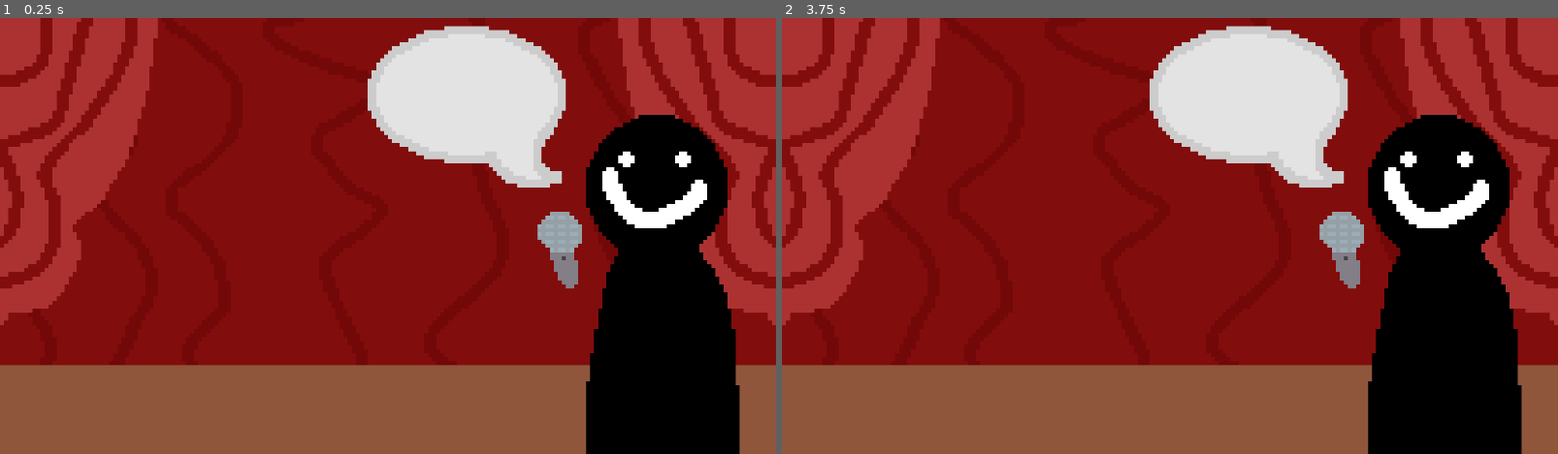
Above: before the commit, frames 1-2 (left to right).
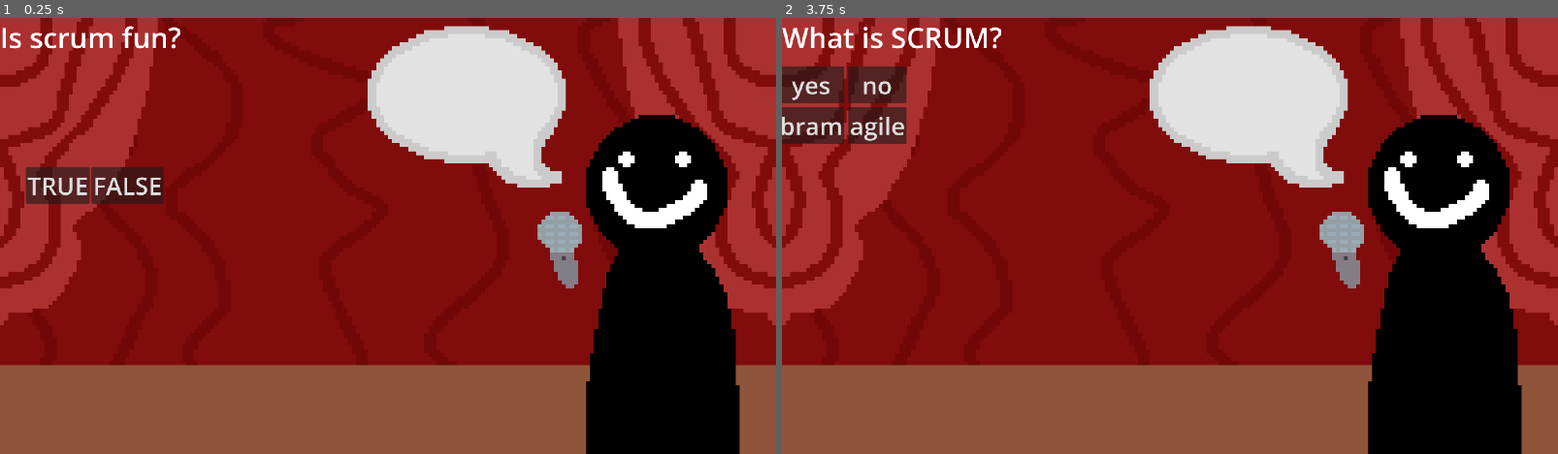
Above: after the commit, the same moments.

Repository: Cloenk/scrivia
Game: Godot game, scene res://scenes/Game/game.tscn
Same seed, same stepped clock (60 frames per second), same inputs: the game is played once before the commit and once after it.
Inputs (mouse positions are in pixels of both pictures, inside the frame that each line leads up to):
- Up to frame 1 (0.25 s): no input
- Up to frame 2 (3.75 s): click (836, 183) at 0.5 s, where only the run after the commit has a clickable "TRUE"; click (906, 183) at 1.25 s, where only the run after the commit has a clickable "FALSE"; click (836, 183) at 2 s, where only the run after the commit has a clickable "TRUE"; click (906, 183) at 2.75 s, where only the run after the commit has a clickable "FALSE"; click (836, 183) at 3.5 s, where only the run after the commit has a clickable "TRUE"

The runs differ from the first frame. In frame 1, 1.9% of the frame differs, in the area x 0-24%, y 1-43%; in frame 2, 3.2%, in the area x 0-29%, y 2-29%.

Commit message:
added question system
added question system, you can now add question resources to the array.

IF IT LOOKS LIKE IT DOESN'T SUBMIT AN ANSWER, IT DID SUMBIT BUTTTTTTT IT JUST PICKED THAT QUESTION RANDOMLY AGAIN

Diff:
--- a/project.godot
+++ b/project.godot
@@ -8,12 +8,20 @@
 
 config_version=5
 
+[animation]
+
+compatibility/default_parent_skeleton_in_mesh_instance_3d=true
+
 [application]
 
 config/name="scrivia"
 run/main_scene="uid://bonobgasupvon"
-config/features=PackedStringArray("4.5", "Forward Plus")
+config/features=PackedStringArray("4.6", "Forward Plus")
 config/icon="res://icon.svg"
+
+[autoload]
+
+GlobalGame="*uid://cbvxw1k8h0clk"
 
 [display]
 
@@ -33,3 +41,4 @@
 [rendering]
 
 textures/canvas_textures/default_texture_filter=0
+viewport/hdr_2d=true
--- /dev/null
+++ b/resources/questions/is_scrum_fun.tres
@@ -0,0 +1,11 @@
+[gd_resource type="Resource" script_class="Question" format=3 uid="uid://b6vdp1d11ryqj"]
+
+[ext_resource type="Script" uid="uid://c7i52175ijmhh" path="res://scripts/questions/general_question.gd" id="1_8wpxl"]
+
+[resource]
+script = ExtResource("1_8wpxl")
+question = "Is scrum fun?"
+isTrueOrFalse = true
+pointsWorth = 10.0
+correctTOFAnswer = 1
+metadata/_custom_type_script = "uid://c7i52175ijmhh"
--- /dev/null
+++ b/resources/questions/what_is_scrum.tres
@@ -0,0 +1,14 @@
+[gd_resource type="Resource" script_class="Question" format=3 uid="uid://e7ytssign4cr"]
+
+[ext_resource type="Script" uid="uid://c7i52175ijmhh" path="res://scripts/questions/general_question.gd" id="1_vgjvw"]
+
+[resource]
+script = ExtResource("1_vgjvw")
+question = "What is SCRUM?"
+isFourAnswers = true
+firstAnswer = "yes"
+secondAnswer = "no"
+thirdAnswer = "bram"
+fourthAnswer = "agile"
+correctAnswer = 4
+metadata/_custom_type_script = "uid://c7i52175ijmhh"
--- a/scenes/Game/game.tscn
+++ b/scenes/Game/game.tscn
@@ -1,36 +1,42 @@
-[gd_scene load_steps=6 format=3 uid="uid://bonobgasupvon"]
+[gd_scene format=3 uid="uid://bonobgasupvon"]
 
 [ext_resource type="Texture2D" uid="uid://ef32k8lkkqfa" path="res://assets/textures/Concepts/BackCurtain.png" id="1_0i15y"]
+[ext_resource type="Script" uid="uid://b4ree67ly431p" path="res://scripts/game/game.gd" id="1_54y65"]
 [ext_resource type="Texture2D" uid="uid://nw3s4ga24ydu" path="res://assets/textures/Concepts/Floor.png" id="2_7dfdq"]
+[ext_resource type="PackedScene" uid="uid://bdajtvsxukxq1" path="res://scenes/Game/question_display.tscn" id="2_t5wam"]
 [ext_resource type="Texture2D" uid="uid://cr2be7mnosltn" path="res://assets/textures/Concepts/FrontCurtain.png" id="3_54y65"]
 [ext_resource type="Texture2D" uid="uid://drw325uxqtaab" path="res://assets/textures/Concepts/Steven.png" id="4_t5wam"]
 [ext_resource type="Texture2D" uid="uid://dfoci82of2dlk" path="res://assets/textures/Concepts/speachBubble.png" id="5_1p5ji"]
 
-[node name="Game" type="Node2D"]
+[node name="Game" type="Node2D" unique_id=472047127]
+script = ExtResource("1_54y65")
+maxQuestions = 10
 
-[node name="Visuals" type="Node2D" parent="."]
+[node name="Visuals" type="Node2D" parent="." unique_id=1858874079]
 
-[node name="BackCurtain" type="Sprite2D" parent="Visuals"]
+[node name="BackCurtain" type="Sprite2D" parent="Visuals" unique_id=1576459972]
 position = Vector2(960, 540)
 scale = Vector2(10, 10)
 texture = ExtResource("1_0i15y")
 
-[node name="Floor" type="Sprite2D" parent="Visuals"]
+[node name="Floor" type="Sprite2D" parent="Visuals" unique_id=1783681911]
 position = Vector2(960, 540)
 scale = Vector2(10, 10)
 texture = ExtResource("2_7dfdq")
 
-[node name="FrontCurtain" type="Sprite2D" parent="Visuals"]
+[node name="FrontCurtain" type="Sprite2D" parent="Visuals" unique_id=1669202478]
 position = Vector2(960, 540)
 scale = Vector2(10, 10)
 texture = ExtResource("3_54y65")
 
-[node name="Mascot" type="Sprite2D" parent="Visuals"]
+[node name="Mascot" type="Sprite2D" parent="Visuals" unique_id=1700799104]
 position = Vector2(960, 540)
 scale = Vector2(10, 10)
 texture = ExtResource("4_t5wam")
 
-[node name="SpeachBubble" type="Sprite2D" parent="Visuals"]
+[node name="SpeachBubble" type="Sprite2D" parent="Visuals" unique_id=2132148330]
 position = Vector2(960, 540)
 scale = Vector2(10, 10)
 texture = ExtResource("5_1p5ji")
+
+[node name="QuestionDisplay" parent="." unique_id=2084494044 instance=ExtResource("2_t5wam")]
--- /dev/null
+++ b/scenes/Game/question_display.tscn
@@ -0,0 +1,75 @@
+[gd_scene format=3 uid="uid://bdajtvsxukxq1"]
+
+[ext_resource type="Script" uid="uid://cgslc4cey4td5" path="res://scripts/game/question_display.gd" id="1_hu4h3"]
+[ext_resource type="Resource" uid="uid://b6vdp1d11ryqj" path="res://resources/questions/is_scrum_fun.tres" id="2_wyluf"]
+[ext_resource type="Resource" uid="uid://e7ytssign4cr" path="res://resources/questions/what_is_scrum.tres" id="3_0dm2g"]
+
+[node name="QuestionDisplay" type="Node2D" unique_id=2084494044]
+script = ExtResource("1_hu4h3")
+questions = [ExtResource("2_wyluf"), ExtResource("3_0dm2g")]
+
+[node name="TheQuestion" type="Label" parent="." unique_id=1974515439]
+offset_right = 40.0
+offset_bottom = 23.0
+theme_override_font_sizes/font_size = 70
+text = "LALALA"
+
+[node name="Four quest Button container" type="GridContainer" parent="." unique_id=1076086839]
+offset_left = -9.0
+offset_top = 120.0
+offset_right = 131.0
+offset_bottom = 229.0
+theme_override_constants/h_separation = 10
+theme_override_constants/v_separation = 10
+columns = 2
+
+[node name="answer one" type="Button" parent="Four quest Button container" unique_id=1782626701]
+layout_mode = 2
+theme_override_font_sizes/font_size = 60
+text = "buh"
+
+[node name="answer two" type="Button" parent="Four quest Button container" unique_id=431456218]
+layout_mode = 2
+theme_override_font_sizes/font_size = 60
+
+[node name="answer three" type="Button" parent="Four quest Button container" unique_id=602845730]
+layout_mode = 2
+theme_override_font_sizes/font_size = 60
+
+[node name="answer four" type="Button" parent="Four quest Button container" unique_id=1670382005]
+layout_mode = 2
+theme_override_font_sizes/font_size = 60
+
+[node name="Open quest button container" type="CenterContainer" parent="." unique_id=255822485]
+offset_left = 189.0
+offset_top = 135.0
+offset_right = 425.0
+offset_bottom = 226.0
+
+[node name="User input" type="LineEdit" parent="Open quest button container" unique_id=375039124]
+layout_mode = 2
+theme_override_font_sizes/font_size = 60
+
+[node name="True or False button container" type="HBoxContainer" parent="." unique_id=640100194]
+offset_left = 64.0
+offset_top = 369.0
+offset_right = 405.0
+offset_bottom = 460.0
+
+[node name="True" type="Button" parent="True or False button container" unique_id=1200045509]
+layout_mode = 2
+theme_override_font_sizes/font_size = 60
+text = "TRUE"
+
+[node name="False" type="Button" parent="True or False button container" unique_id=99480702]
+layout_mode = 2
+theme_override_font_sizes/font_size = 60
+text = "FALSE"
+
+[connection signal="pressed" from="Four quest Button container/answer one" to="." method="_on_answer_one_pressed"]
+[connection signal="pressed" from="Four quest Button container/answer two" to="." method="_on_answer_two_pressed"]
+[connection signal="pressed" from="Four quest Button container/answer three" to="." method="_on_answer_three_pressed"]
+[connection signal="pressed" from="Four quest Button container/answer four" to="." method="_on_answer_four_pressed"]
+[connection signal="text_submitted" from="Open quest button container/User input" to="." method="_on_user_input_text_submitted"]
+[connection signal="pressed" from="True or False button container/True" to="." method="_on_true_pressed"]
+[connection signal="pressed" from="True or False button container/False" to="." method="_on_false_pressed"]
--- /dev/null
+++ b/scripts/game/game.gd
@@ -0,0 +1,23 @@
+extends Node2D
+class_name globertGame
+
+# keeps track of how many points the player has as a floating woating bubble
+var currentPoints := 0.0
+
+# keeps track of how many questions the player has answered
+var questionsHad := 0
+
+# keeps track of how many questions the player can answer
+@export var maxQuestions := 0
+
+func _ready() -> void:
+	GlobalGame.game = self
+
+func add_points(amount):
+	currentPoints += amount
+
+func incorrect_answer():
+	pass # TODO devin what shalleth we do here (sum like animation type shite)
+
+func end():
+	pass # TODO I already added the end trigger, now only an animation and the scoreboard and those thingymajigs
--- /dev/null
+++ b/scripts/game/question_display.gd
@@ -0,0 +1,114 @@
+extends Node2D
+
+# The array of questions so we can add easily yayya
+@export var questions: Array = []
+
+# the actual question in text (java consumes me, I wanted to comment with //)
+@onready var the_question: Label = $TheQuestion
+
+# containers for the buttons :p
+@onready var four_quest_button_container: GridContainer = $"Four quest Button container"
+@onready var open_quest_button_container: CenterContainer = $"Open quest button container"
+@onready var true_or_false_button_container: HBoxContainer = $"True or False button container"
+
+# buttons for the 4 answer questions, mainly used for setting the text thingymajig
+@onready var answer_one: Button = $"Four quest Button container/answer one"
+@onready var answer_two: Button = $"Four quest Button container/answer two"
+@onready var answer_three: Button = $"Four quest Button container/answer three"
+@onready var answer_four: Button = $"Four quest Button container/answer four"
+
+# the... qurrent question you jinkabob
+var currentQuestionResource: Question
+
+# line edit is used for user input, I used this in Typewriter :skull:
+@onready var user_input: LineEdit = $"Open quest button container/User input"
+
+func _ready() -> void:
+	change_question()
+
+# this is for picking a random new question (FOR READABILITY, I WILL COMMENT EVERYTHING CUZ I WANNAA
+func change_question():
+	currentQuestionResource = questions.pick_random()
+	the_question.text = str(currentQuestionResource.question)
+	# if esa four answerito possibleh
+	if currentQuestionResource.isFourAnswers:
+		# Devin, you can do the animations. for now I jujitsu set them to invisible or visible
+		open_quest_button_container.visible = false
+		true_or_false_button_container.visible = false
+		four_quest_button_container.visible = true
+		# set the text of the buttons to the answ
+		answer_one.text = str(currentQuestionResource.firstAnswer)
+		answer_two.text = str(currentQuestionResource.secondAnswer)
+		answer_three.text = str(currentQuestionResource.thirdAnswer)
+		answer_four.text = str(currentQuestionResource.fourthAnswer)
+	# if it's an open question
+	elif currentQuestionResource.isOpenAnswer:
+		# same as aboeve
+		true_or_false_button_container.visible = false
+		four_quest_button_container.visible = false
+		open_quest_button_container.visible = true
+	# if it's a true or false question
+	elif currentQuestionResource.isTrueOrFalse:
+		# burger
+		four_quest_button_container.visible = false
+		open_quest_button_container.visible = false
+		true_or_false_button_container.visible = true
+
+func check_correct_four_answer(clickedAnswer: int):
+	if currentQuestionResource.isFourAnswers:
+		if currentQuestionResource.correctAnswer == clickedAnswer:
+			GlobalGame.game.add_points(currentQuestionResource.pointsWorth)
+			print("correct four ans")
+		else:
+			GlobalGame.game.incorrect_answer()
+			print("incorrect four ans")
+	change_question()
+
+func check_correct_open_answer(userInp: String):
+	if currentQuestionResource.isOpenAnswer:
+		if currentQuestionResource.correctOpenAnswer.to_lower() == userInp.to_lower():
+			GlobalGame.game.add_points(currentQuestionResource.pointsWorth)
+			print("correct open ans")
+		else:
+			GlobalGame.game.incorrect_answer()
+			print("incorrect open ans")
+		diff_question_validator()
+
+func check_correct_tof_answer(answ: int):
+	if currentQuestionResource.isTrueOrFalse:
+		if currentQuestionResource.correctTOFAnswer == answ:
+			GlobalGame.game.add_points(currentQuestionResource.pointsWorth)
+			print("correct tof ans")
+		else:
+			GlobalGame.game.incorrect_answer()
+			print("incorrect tof ans")
+		diff_question_validator()
+
+func diff_question_validator():
+	if GlobalGame.game.questionsHad <= GlobalGame.game.maxQuestions:
+		GlobalGame.game.questionsHad += 1
+		change_question()
+	else: GlobalGame.game.end()
+
+func _on_answer_one_pressed() -> void:
+	check_correct_four_answer(1)
+
+func _on_answer_two_pressed() -> void:
+	check_correct_four_answer(2)
+
+func _on_answer_three_pressed() -> void:
+	check_correct_four_answer(3)
+
+func _on_answer_four_pressed() -> void:
+	check_correct_four_answer(4)
+
+# this parses the user inp to the question checker
+func _on_user_input_text_submitted(new_text: String) -> void:
+	check_correct_open_answer(new_text)
+
+#for these 2 down here, 0 is true and 1 is false
+func _on_true_pressed() -> void:
+	check_correct_tof_answer(0)
+
+func _on_false_pressed() -> void:
+	check_correct_tof_answer(1)
--- /dev/null
+++ b/scripts/global/GlobalGame.gd
@@ -0,0 +1,3 @@
+extends Node
+
+@onready var game: globertGame
--- /dev/null
+++ b/scripts/questions/general_question.gd
@@ -0,0 +1,24 @@
+extends Resource
+class_name Question
+
+@export_category("basics")
+@export var question: String
+@export var isFourAnswers: bool
+@export var isOpenAnswer: bool
+@export var isTrueOrFalse: bool
+@export var pointsWorth: float
+
+@export_category("fourAnswerSettings")
+@export var firstAnswer: String
+@export var secondAnswer: String
+@export var thirdAnswer: String
+@export var fourthAnswer: String
+@export var correctAnswer: int
+
+@export_category("openQuestionSettings")
+@export var correctOpenAnswer: String
+
+@export_category("trueOrFalseSettings")
+@export var correctTOFAnswer: int
+var trueAnswer := 0
+var falseAnswer := 1
Not shown, added: scripts/game/game.gd.uid
Not shown, added: scripts/game/question_display.gd.uid
Not shown, added: scripts/global/GlobalGame.gd.uid
Not shown, added: scripts/questions/general_question.gd.uid
Not shown, added: scenes/Game/question_display.tscn671875088.tmp
Not shown, added: scenes/Game/question_display.tscn917949029.tmp
